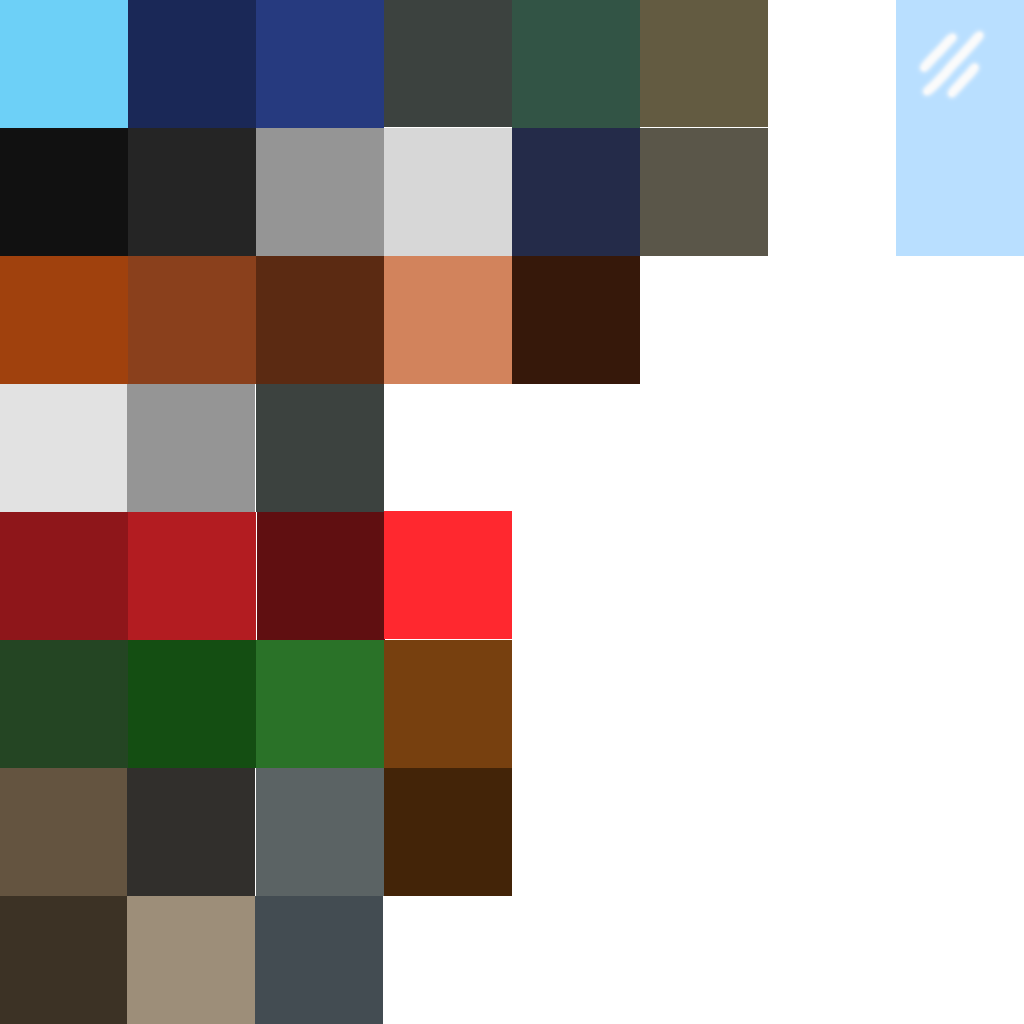
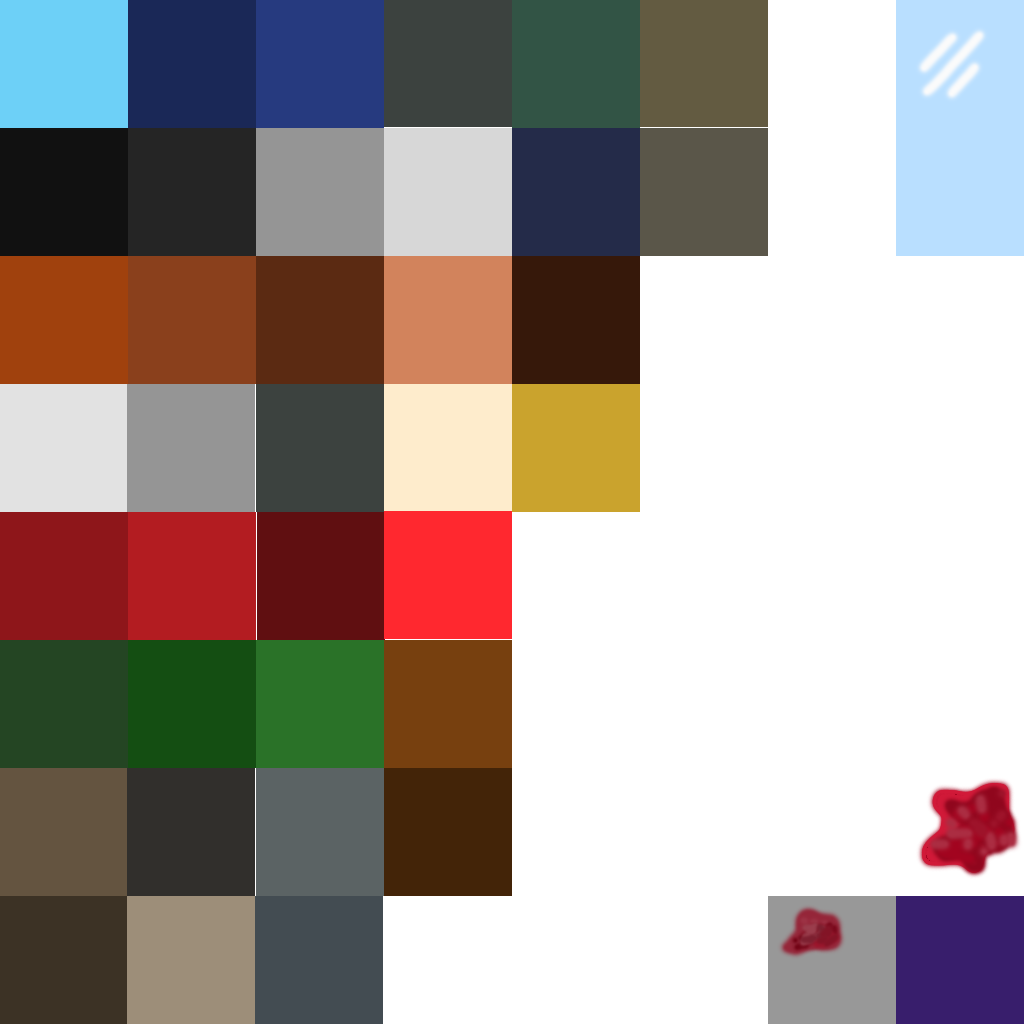
The second 1024 × 1024 image is a revision of the first. Changes to its layers:
added layer "Rectangle 2" in group "Artboard 1" over [512, 384, 640, 512]
added layer "Rectangle 1" in group "Artboard 1" over [384, 384, 512, 511]
painted on "Layer 7 copy 7" over [768, 778, 1024, 1024]
